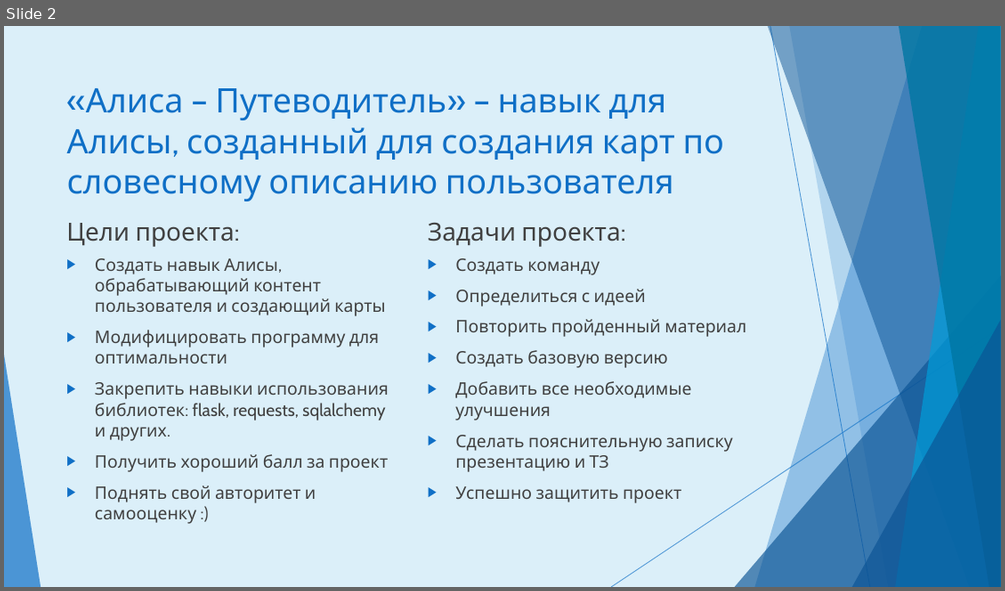
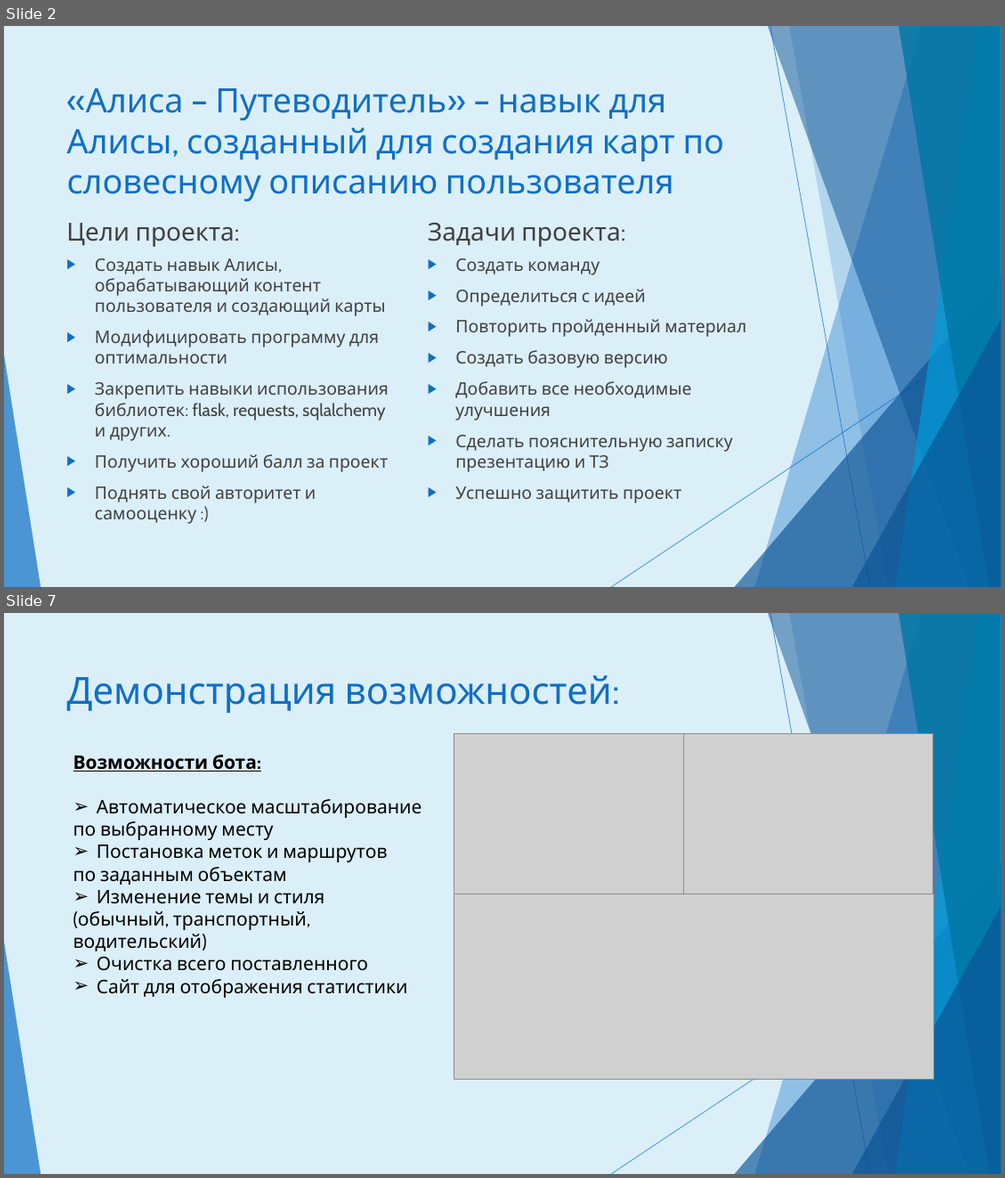
Before and after one commit to SeveryukhinVeniamin/AliceProject, a slide deck: Алиса – Путеводитель.ppsx. Shown one above the other, each under a label of ours: slide 2 before the commit, slides 2 and 7 after it; the slides between them are not shown. The pictures are 1005x591 and 1005x1178 pixels, drawn with LibreOffice and Linux fonts; fonts in the diff are those of the drawing; grey boxes stand for pictures. Boxes give left, top, right and bottom in pixels: in the first picture for what was removed or moved away, otherwise in the second. Text is boxed around its words. In the diff, an @@ line names an element or a change of style, - is before the commit and + after.

```diff
--- a/Алиса – Путеводитель.ppsx
+++ b/Алиса – Путеводитель.ppsx
@@ slide 7 added at (4,613,1001,1174), background #DBEFF9; not listed: 10 template elements that a slide beside it also shows @@
@@ title added at (67,675,612,713), 36 pt, text #0F6FC6 @@
+Демонстрация возможностей:
@@ picture added at (454,733,683,893) @@
@@ picture added at (684,734,933,893) @@
@@ text added at (73,755,421,997), 18 pt, text #000000 @@
+Возможности бота:
+➢ Автоматическое масштабирование
+по выбранному месту
+➢ Постановка меток и маршрутов
+по заданным объектам
+➢ Изменение темы и стиля
+(обычный, транспортный, водительский)
+➢ Очистка всего поставленного
+➢ Сайт для отображения статистики
@@ picture added at (454,893,933,1079) @@
```
Also in this commit, not shown: 5 slides changed, 1 slide removed, 1 other file.
